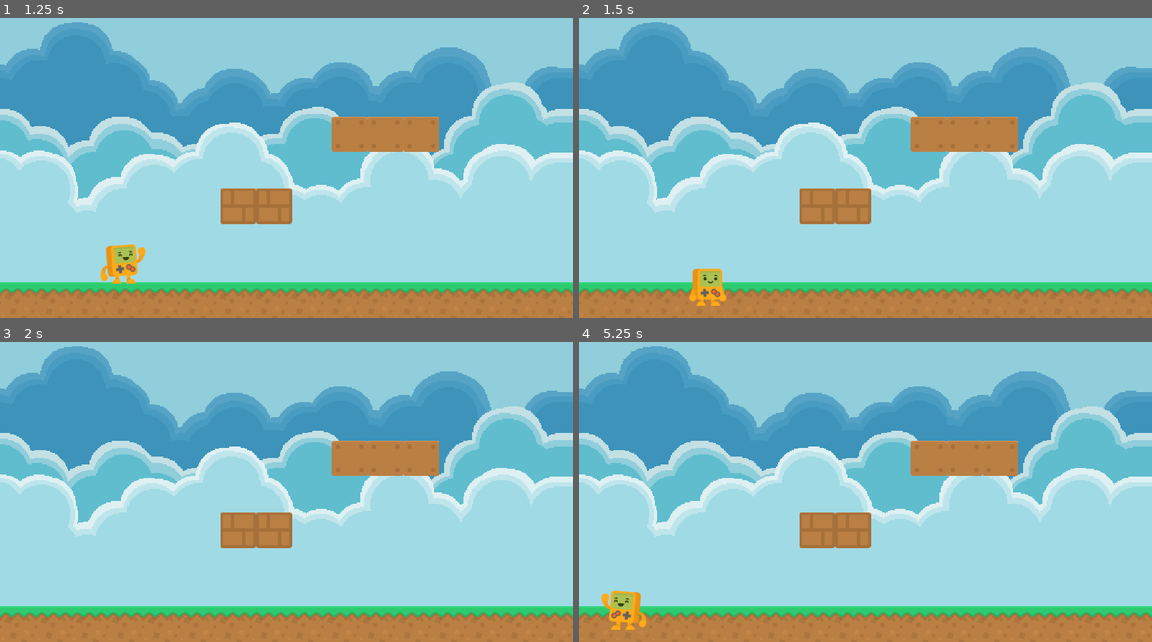
Above: before the commit, frames 1-4 (two rows, left to right).
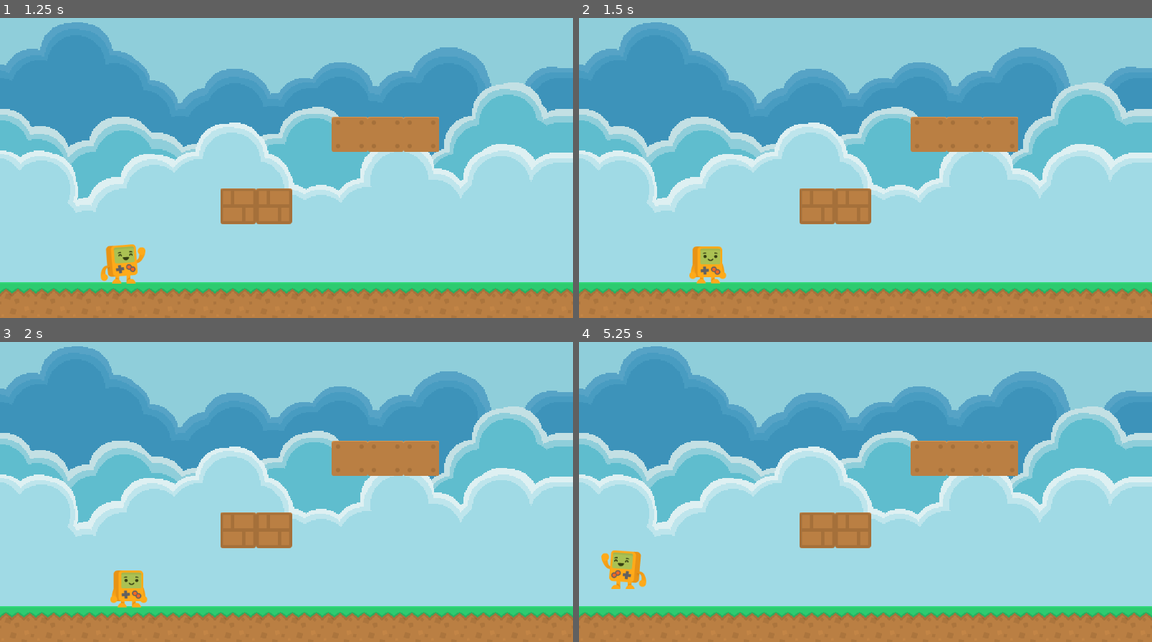
Above: after the commit, the same moments.

Repository: ferranmarlet/godot_platforms
Game: Godot game, scene res://level_1.tscn
Two runs of this game, one before a commit and one after it. Both use one fixed random seed, a clock stepped at 60 frames per second and the inputs below.
Inputs:
- Up to frame 1 (1.25 s): tap Enter at 0.5 s; hold Right (right) from 0.53 s (still down); hold H (say_hi) from 0.53 s (still down)
- Up to frame 2 (1.5 s): release Right (right) at 1.28 s; release H (say_hi) at 1.28 s; hold Down (down) from 1.28 s (still down); tap H (say_hi) at 1.35 s
- Up to frame 3 (2 s): keep holding Down (down)
- Up to frame 4 (5.25 s): release Down (down) at 2.03 s; hold Right (right) 2.03-2.78 s; hold H (say_hi) 2.03-2.78 s; hold Up (up) 2.78-3.53 s; tap H (say_hi) at 2.85, 4.35 s; hold H (say_hi) 3.53-4.28 s; hold Left (left) 3.53-5.03 s; hold Down (down) from 5.03 s (still down); hold H (say_hi) from 5.03 s (still down)

Frame 1 is identical in both runs. In frame 2, 1.0% of the frame differs, in the area x 19-26%, y 76-96%; in frame 3, 0.6%; in frame 4, 1.4%, in the area x 3-12%, y 69-96%.

Commit message:
Added jumping.

Diff:
--- a/character.gd
+++ b/character.gd
@@ -1,8 +1,14 @@
 extends Node2D
 
 export (int, 0, 400) var speed = 200
+
+const GRAVITY = 10
+const JUMPING_POWER = 500
+
 var state = "idle"
-var facingLeft = false;
+var facingLeft = false
+var isOnFloor = true
+var inertia = 0
 
 # Called when the node enters the scene tree for the first time.
 func _process(delta):
@@ -23,25 +29,30 @@
 
 		position.x = clamp(position.x + (speed * dir * delta), 50, 974)
 
-		$AnimationPlayer.play("walking")
-		state = "walking"
+	if (Input.is_action_just_pressed("left") or Input.is_action_just_pressed("right")):
+		if (isOnFloor):
+			$AnimationPlayer.play("walking")
+			state = "walking"
 
 	if Input.is_action_just_released("right") or Input.is_action_just_released("left"):
-		$AnimationPlayer.stop(false)
-		$Sprite.frame = 0
-		state = "idle"
+		if (isOnFloor):
+			$AnimationPlayer.stop(false)
+			$Sprite.frame = 0
+			state = "idle"
 
 	########## Jumping and falling ###########
-	if (Input.is_action_pressed("up") or Input.is_action_pressed("down")):
+	if (Input.is_action_just_pressed("up")):
 		dir = 0
-		if (Input.is_action_pressed("up")):
-			dir = -1
+		dir = -1
+		inertia = -JUMPING_POWER
+		isOnFloor = false
+		$Sprite.frame = 1
+		$AnimationPlayer.stop(false)
 
-		if (Input.is_action_pressed("down")):
-			dir = 1
-
-		position.y += speed * dir * delta
-
+	if (not isOnFloor):
+		position.y += inertia * delta
+		if (inertia < 100):
+			inertia += GRAVITY
 
 	########## Greeting ##########
 	if (Input.is_action_pressed("say_hi")):
@@ -49,3 +60,8 @@
 
 	if Input.is_action_just_released("say_hi"):
 		$Sprite.frame = 0
+
+func _on_character_area_entered(area):
+	state = "idle"
+	$Sprite.frame = 0
+	isOnFloor = true
--- a/character.tscn
+++ b/character.tscn
@@ -21,7 +21,11 @@
 "values": [ 2, 3 ]
 }
 
-[node name="character" type="Node2D"]
+[sub_resource type="RectangleShape2D" id=2]
+extents = Vector2( 32.8867, 45.1331 )
+
+[node name="character" type="Area2D"]
+collision_mask = 6
 script = ExtResource( 2 )
 
 [node name="Sprite" type="Sprite" parent="."]
@@ -32,3 +36,8 @@
 
 [node name="AnimationPlayer" type="AnimationPlayer" parent="."]
 anims/walking = SubResource( 1 )
+
+[node name="CollisionShape2D" type="CollisionShape2D" parent="."]
+position = Vector2( 0, 3.5 )
+shape = SubResource( 2 )
+[connection signal="area_entered" from="." to="." method="_on_character_area_entered"]
--- a/level_1.tscn
+++ b/level_1.tscn
@@ -1,10 +1,19 @@
-[gd_scene load_steps=6 format=2]
+[gd_scene load_steps=9 format=2]
 
 [ext_resource path="res://assets/platformPack_tile001.png" type="Texture" id=1]
 [ext_resource path="res://assets/sky.png" type="Texture" id=2]
 [ext_resource path="res://assets/platformPack_tile035.png" type="Texture" id=3]
 [ext_resource path="res://assets/platformPack_tile034.png" type="Texture" id=4]
 [ext_resource path="res://character.tscn" type="PackedScene" id=5]
+
+[sub_resource type="RectangleShape2D" id=1]
+extents = Vector2( 513.327, 31.7192 )
+
+[sub_resource type="RectangleShape2D" id=3]
+extents = Vector2( 62.6169, 30.8627 )
+
+[sub_resource type="RectangleShape2D" id=2]
+extents = Vector2( 95.9147, 30.8627 )
 
 [node name="level_1" type="Node2D"]
 
@@ -16,14 +25,24 @@
 region_enabled = true
 region_rect = Rect2( 0, 0, 512, 270 )
 
-[node name="platformPack_tile001" type="Sprite" parent="."]
+[node name="Area2D2" type="Area2D" parent="."]
 position = Vector2( 0, 536 )
+collision_layer = 2
+
+[node name="platformPack_tile001" type="Sprite" parent="Area2D2"]
 texture = ExtResource( 1 )
 centered = false
 region_enabled = true
 region_rect = Rect2( 0, 0, 1024, 64 )
 
-[node name="platformPack_tile034" type="Sprite" parent="."]
+[node name="CollisionShape2D" type="CollisionShape2D" parent="Area2D2"]
+position = Vector2( 513.738, 35.6763 )
+shape = SubResource( 1 )
+
+[node name="Area2D3" type="Area2D" parent="."]
+collision_layer = 4
+
+[node name="platformPack_tile034" type="Sprite" parent="Area2D3"]
 position = Vector2( 425.628, 399.465 )
 texture = ExtResource( 4 )
 centered = false
@@ -31,11 +50,22 @@
 region_enabled = true
 region_rect = Rect2( 0, 0, 128, 64 )
 
-[node name="platformPack_tile035" type="Sprite" parent="."]
+[node name="CollisionShape2D" type="CollisionShape2D" parent="Area2D3"]
+position = Vector2( 456.656, 399.574 )
+shape = SubResource( 3 )
+
+[node name="Area2D" type="Area2D" parent="."]
+collision_layer = 4
+
+[node name="platformPack_tile035" type="Sprite" parent="Area2D"]
 position = Vector2( 689.145, 271.139 )
 texture = ExtResource( 3 )
 region_enabled = true
 region_rect = Rect2( 0, 0, 192, 64 )
 
+[node name="CollisionShape2D" type="CollisionShape2D" parent="Area2D"]
+position = Vector2( 689.74, 271.139 )
+shape = SubResource( 2 )
+
 [node name="character" parent="." instance=ExtResource( 5 )]
 position = Vector2( 80, 490 )
--- a/project.godot
+++ b/project.godot
@@ -52,6 +52,15 @@
  ]
 }
 
+[layer_names]
+
+2d_render/layer_1="character"
+2d_physics/layer_1="character"
+2d_render/layer_2="floor"
+2d_physics/layer_2="floor"
+2d_render/layer_3="box"
+2d_physics/layer_3="box"
+
 [rendering]
 
 environment/default_environment="res://default_env.tres"
Not shown: 1 places in character.tscn that only renumber resources
